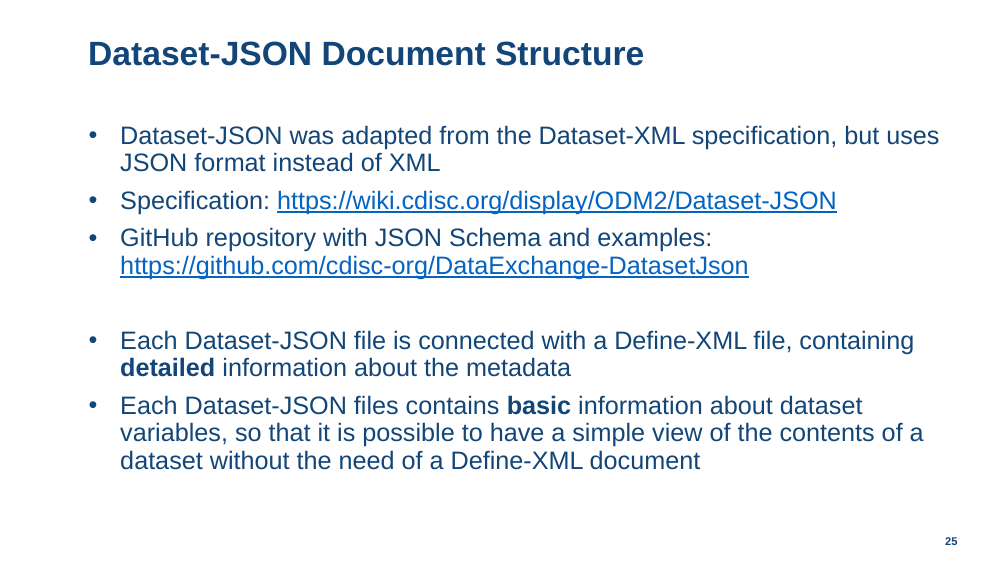
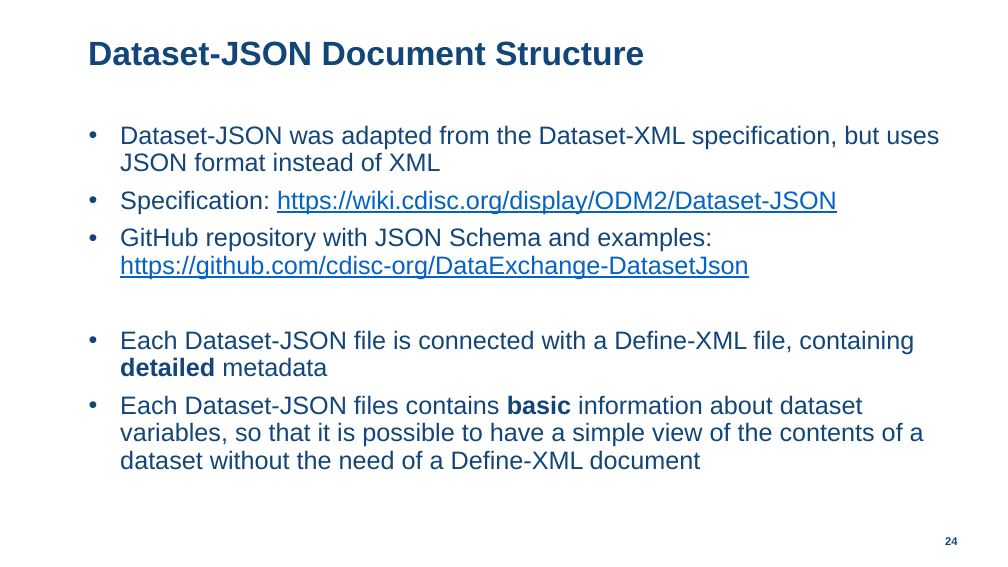
Before and after one commit to lexjansen/dataset-json-sas, a slide deck: slide 24 of doc/Dataset-JSON-SAS-implementation.pptx (slide 25 before the commit). Drawn at 1008x567 pixels with LibreOffice and Linux fonts; fonts in the diff are those of the drawing; background and template pictures are left out. Boxes give left, top, right and bottom in pixels: in the first picture for what was removed or moved away, otherwise in the second. Text is boxed around its words. In the diff, an @@ line names an element or a change of style, - is before the commit and + after.

```diff
--- a/doc/Dataset-JSON-SAS-implementation.pptx
+++ b/doc/Dataset-JSON-SAS-implementation.pptx
@@ text at bbox=[120, 330, 914, 377]: text changed @@
-• Each Dataset-JSON file is connected with a Define-XML file, containing detailed information about the metadata
+• Each Dataset-JSON file is connected with a Define-XML file, containing detailed metadata
@@ page number at bbox=[945, 536, 957, 547]: text changed @@
-25
+24
```
Also in this commit, not shown: 10 other slides changed, 1 slide removed, 2 other files.
